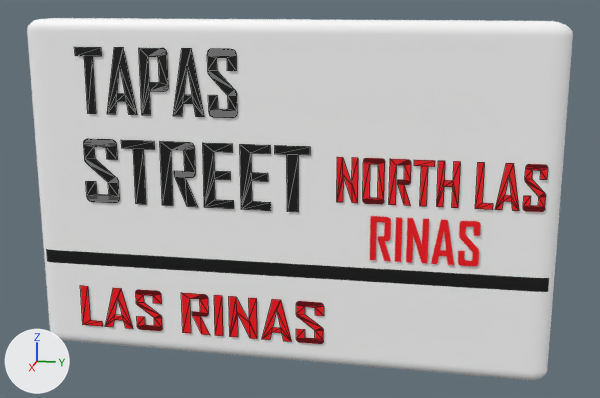
A saved change to the FBX model Assets/Models/uk_styled_street_sign_13.fbx.
Both versions are drawn from a 50 mm camera at (28.45, 10.02, 11.7) aimed at (0.81, 4.49, 4.79). Every picture has the same lights, and +X, +Y and +Z are marked at lower left. Mesh edges are drawn as thin lines on the coarser meshes. Where no turn or scale is listed for an object, it has been applied to the vertices.

The first picture shows 'Cube', 'Text', 'Text.001', 'Text.002', 'Text.003', 'Text.004'.
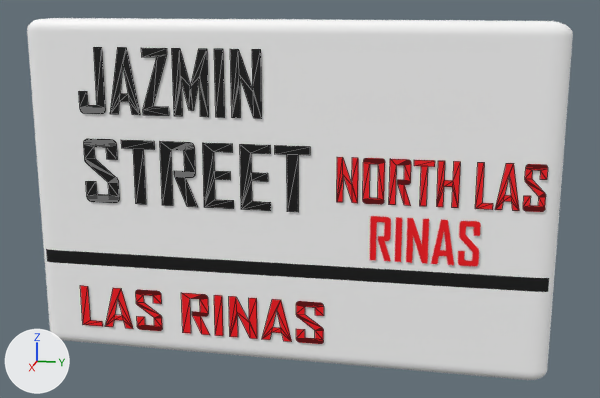
What differs and where, as boxes (x1, y1, x2, y2) in the pictures (600 x 398 px; the box of a moved part takes in the faces that stretch with it):
'Text', reshaped (12% wider)
    before: (74, 47, 237, 118)
    after: (79, 47, 262, 119)
part 1 of me_text, moved or reshaped
    before: (107, 47, 137, 115)
    after: (110, 47, 140, 115)
part 2 of me_text, rebuilt
    before: (139, 48, 168, 115)
    after: (141, 48, 169, 116)
part 3 of me_text, rebuilt (19% wider)
    before: (173, 48, 204, 117)
    after: (172, 48, 209, 117)
part 4 of me_text, rebuilt (7% narrower)
    before: (74, 47, 102, 114)
    after: (79, 47, 105, 114)
part 5 of me_text, cut back
    before: (207, 49, 237, 118)
    after: (214, 49, 262, 119)

What the commit changed:
me_text is used by ob_text; location (1.68, -3.22, 7.7).
me_text had 154 vertices, 150 faces and spanned x 0.0, y 0.03..5.73, z 0.0..2.28.
me_text now has 153 vertices, 143 faces and spans x 0.0, y 0.09..6.58, z 0.0..2.28.
me_text part 1: the loose piece of 12 vertices spanning x 0.0, y 1.09..2.19, z 0.0..2.28 is moved by (0.0, 0.12, 0.0).
me_text part 2: the loose piece of 34 vertices spanning x 0.0, y 2.36..3.34, z 0.0..2.27 is rebuilt with 10 vertices and now spans x 0.0, y 2.41..3.34, z 0.0..2.27.
me_text part 3: the loose piece of 12 vertices spanning x 0.0, y 3.49..4.59, z 0.0..2.28 is rebuilt with 61 vertices and now spans x 0.0, y 3.52..4.75, z 0.0..2.27.
me_text part 4: the loose piece of 8 vertices spanning x 0.0, y 0.03..1.01, z 0.0..2.27 is rebuilt with 32 vertices and now spans x 0.0, y 0.09..1.04, z 0.0..2.27.
Part 5, on me_text:
86 vertices are removed from x 0.0, y 4.75..5.73, z 0.0..2.27.
86 faces are deleted.
36 vertices are added at x 0.0, y 4.99..6.58, z 0.0..2.27.
34 new faces join them.
